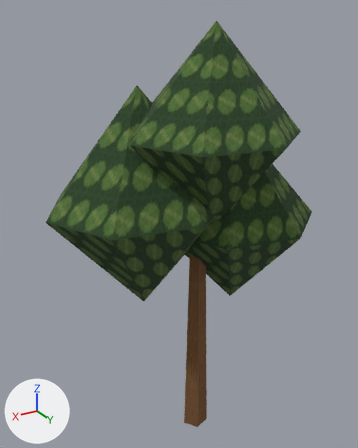
The glTF model app/src/main/assets/3d/field/tree-lod0.glb: old version first, new version second.
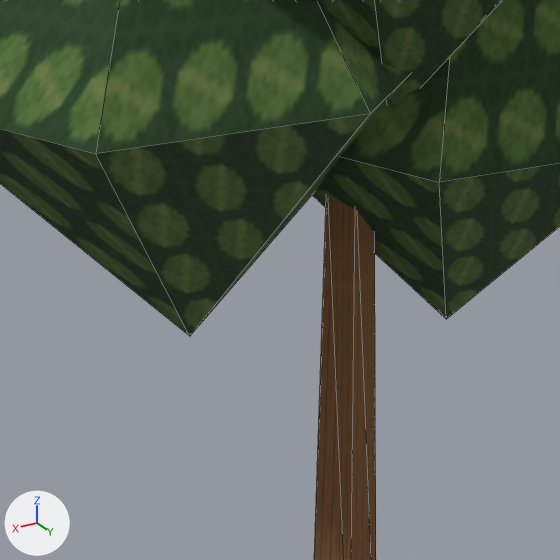
Each version appears first whole from a 50 mm lens placed at (0.432, 0.657, 0.772), pointed at (0.02, -0.03, 0.429), and next in a close-up on the part from 22% to 75% of the width and 42% to 84% of the height. Arrows for +X, +Y and +Z are at lower left; the lights stay in place. The last two pictures show the newer version. The close-ups show mesh edges as thin lines. Vertices at exactly the same position are counted once.
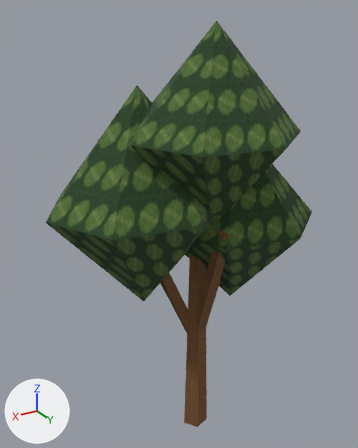
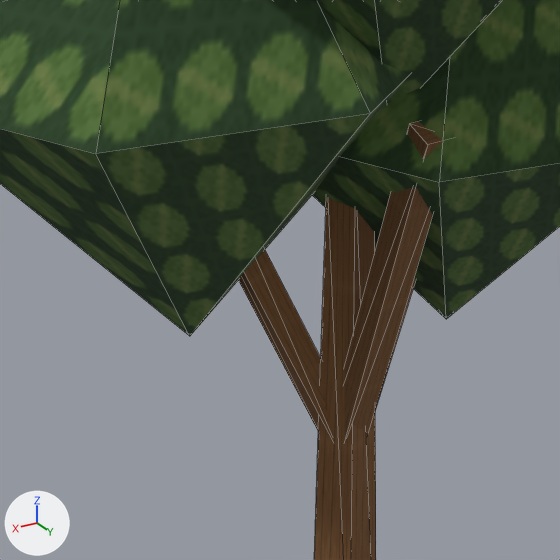
What differs and where, as boxes [x1, y1, x2, y2] in the close-ups (560 x 560 px):
part 1 of me_mesh_0, added (brown): after [238, 122, 444, 438]

Diff of the bpy script that builds the scene:
```diff
--- a/app/src/main/assets/3d/field/tree-lod0.glb.py
+++ b/app/src/main/assets/3d/field/tree-lod0.glb.py
@@ me_mesh_0 @@
 # used by ob_mesh_0; location = (0.0, 0.0, 0.0)
-me_mesh_0.from_pydata(...)  # 40 vertices, 57 faces; spans x -0.22..0.25, y -0.171..0.167, z 0.0..0.76
+me_mesh_0.from_pydata(...)  # 64 vertices, 87 faces; spans x -0.22..0.25, y -0.171..0.167, z 0.0..0.76
+# me_mesh_0 part 1
+# 24 vertices are added at x -0.108..0.108, y -0.049..0.089, z 0.195..0.455
+# 30 new faces join them
 me_mesh_0.materials.append(mat_material_0)
```
